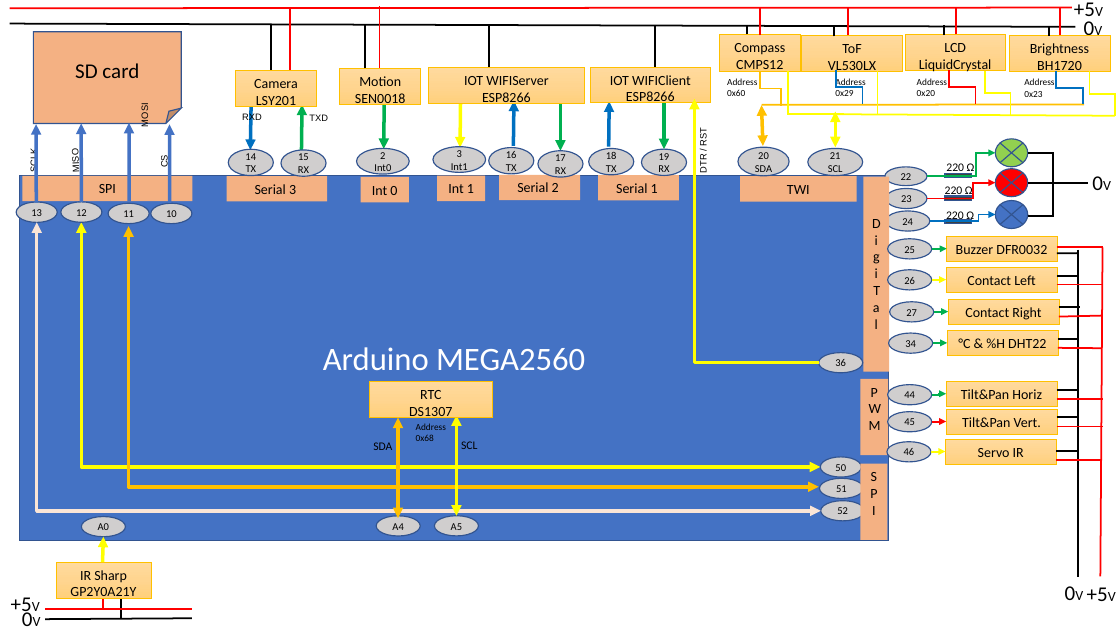
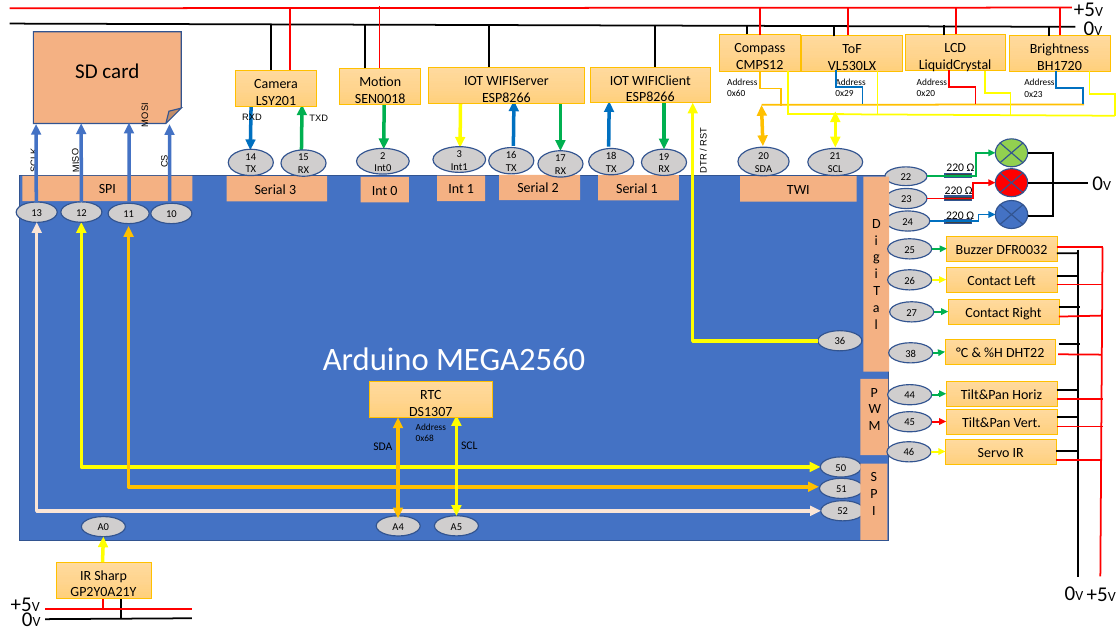
Before and after one commit to RobotEdh/RobotMicroControl, a slide deck: slide 2 of libraries/Diagramm Robot v2.pptx. Drawn at 1120x630 pixels with LibreOffice and Linux fonts; fonts in the diff are those of the drawing. Boxes give left, top, right and bottom in pixels: in the first picture for what was removed or moved away, otherwise in the second. Text is boxed around its words. In the diff, an @@ line names an element or a change of style, - is before the commit and + after.

```diff
--- a/libraries/Diagramm Robot v2.pptx
+++ b/libraries/Diagramm Robot v2.pptx
@@ elbow arrow moved from (695, 99) - (819, 363) to (693, 103) - (818, 341) @@
@@ ellipse "36": place and size @@
-ellipse "36" at <box>819,353,863,373</box>
+ellipse "36" at <box>818,331,862,351</box>
@@ 1 rectangle, 1 elbow arrow, 1 ellipse: place and size @@
-1 rectangle, 1 elbow arrow, 1 ellipse at <box>889,330,1058,355</box>
+1 rectangle, 1 elbow arrow, 1 ellipse at <box>889,339,1056,365</box>
@@ text in ellipse at <box>905,350,916,357</box>: text changed @@
-34
+38
@@ line moved from (1058, 339) - (1080, 339) to (1059, 344) - (1081, 344) @@
@@ line moved from (1058, 348) - (1102, 349) to (1059, 355) - (1102, 355) @@
```
Also in this commit, not shown: 9 other files.
